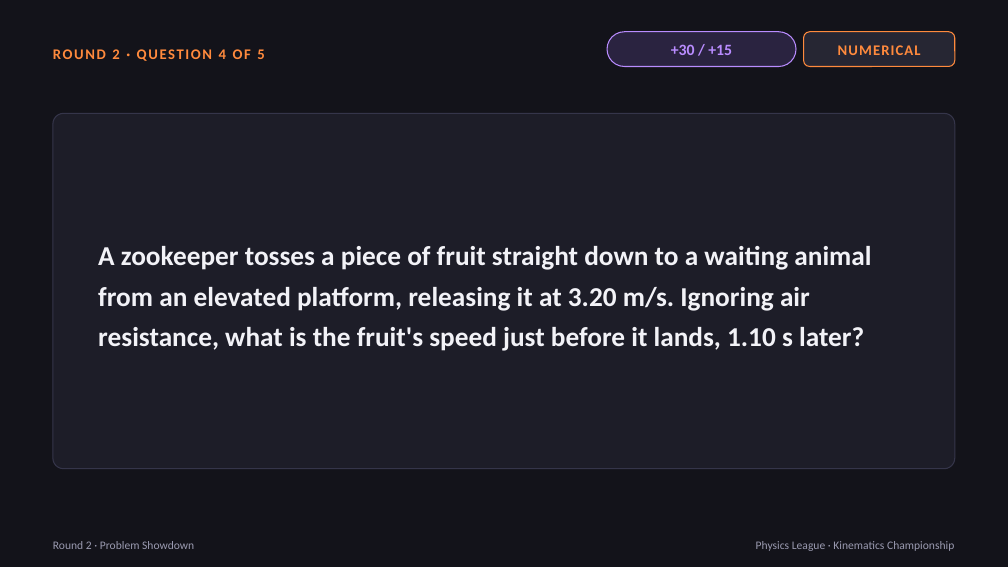
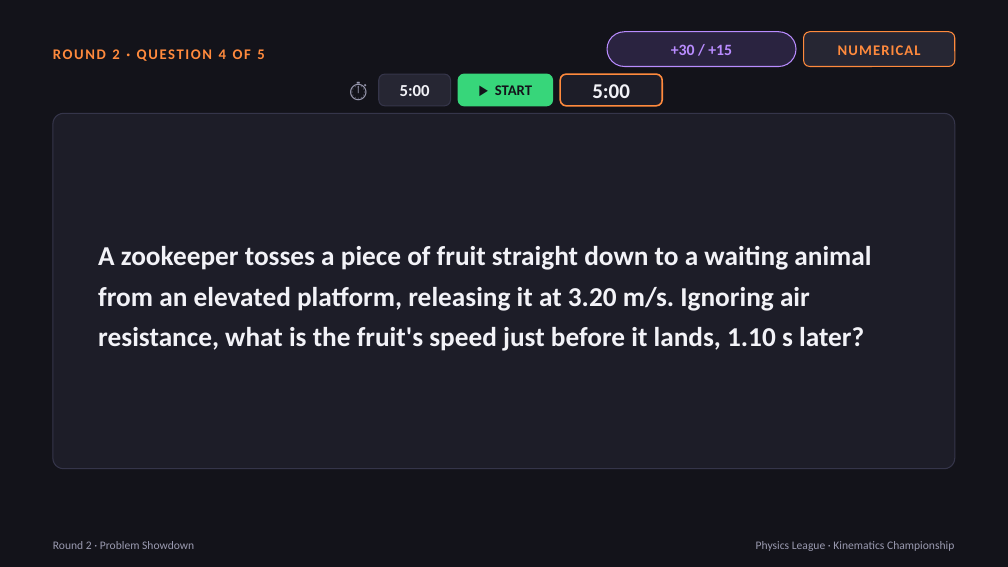
Before and after one commit to lestojas/physics, a slide deck: slide 34 of Physics-League-Kinematics-Championship.pptx (slide 33 before the commit). Drawn at 1008x567 pixels with LibreOffice and Linux fonts; fonts in the diff are those of the drawing. Boxes give left, top, right and bottom in pixels: in the first picture for what was removed or moved away, otherwise in the second. Text is boxed around its words. In the diff, an @@ line names an element or a change of style, - is before the commit and + after.

```diff
--- a/Physics-League-Kinematics-Championship.pptx
+++ b/Physics-League-Kinematics-Championship.pptx
@@ text added at bbox=[346, 74, 371, 106], 20 pt, text #9A9AB0 @@
+⏱
@@ rounded rectangle added at bbox=[379, 74, 451, 106], fill #262633, outline #35354A 1 pt @@
@@ text added at bbox=[400, 85, 430, 96], 16 pt, text #F2F2F7, bold @@
+5:00
@@ rounded rectangle added at bbox=[458, 74, 553, 106], fill #37D67A, outline #37D67A 1 pt @@
@@ text added at bbox=[495, 85, 532, 95], 14 pt, text #13131A, bold @@
+▶ START
@@ rounded rectangle added at bbox=[560, 74, 662, 106], fill #1D1D28, outline #FF8A3D 1.5 pt @@
@@ text added at bbox=[592, 84, 630, 98], 20 pt, text #F2F2F7, bold @@
+5:00
```
Also in this commit, not shown: 19 other slides changed, 1 slide added, 1 other file.
